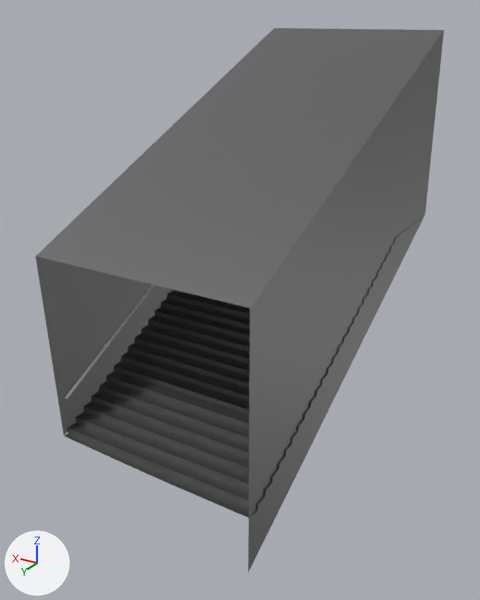
Renders of the FBX model SourceAssets/Environments/Subway/Structures/EntryStairs.fbx from each side of a commit.
Rendered twice from a camera (50 mm lens) standing at (6.07, 52.9, 23.8) and looking at (14.8, 38.34, 16.52). The lights are fixed; the arrows at lower left show +X, +Y and +Z. The picture after the commit comes second.

The older version as bpy lines, for what is in view:
```python
mat_popcornceiling1_mi = principled_material('PopcornCeiling1_MI')
mat_popcornceiling1_mi.base_color = (0.216, 0.216, 0.216)  # grey #808080
mat_popcornceiling1_mi.metallic = 1.0
mat_popcornceiling1_mi.roughness = 0.553
me_ucx_1m_cube_003 = bpy.data.meshes.new('UCX_1M_Cube.003')
me_ucx_1m_cube_003.from_pydata(...)  # 3911 vertices, 3773 faces; spans x 11.68..17.34, y 31.93..43.09, z 12.28..23.37
# faces by material slot: [57, 3716]
me_ucx_1m_cube_003.materials.append(mat_popcornceiling1_mi)  # grey #808080
me_ucx_1m_cube_003.materials.append(mat_material_002)  # its picture is missing
ob_entry_stairs = bpy.data.objects.new('Entry Stairs', me_ucx_1m_cube_003)
ob_entry_stairs.location = (0.0, 0.0, 0.0)
```
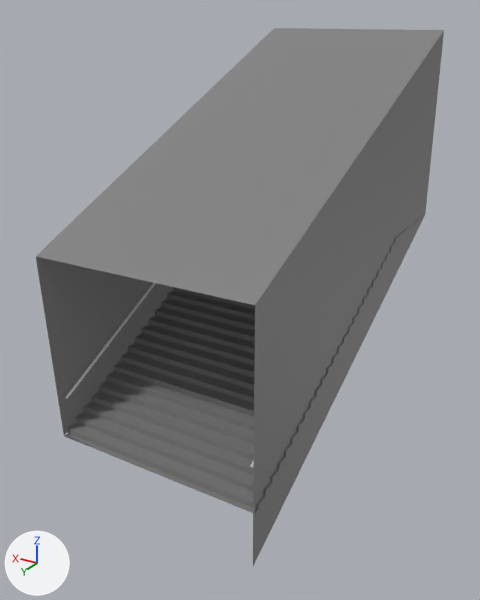
Boxes (x1, y1, x2, y2) around the edits, measured in the pictures (480 x 600 px; the box of a moved part takes in the faces that stretch with it):
'Entry Stairs', surface changed, reshaped (lighter): before (36, 28, 444, 572); after (36, 28, 444, 566)
part 1 of me_ucx_1m_cube_003, moved or reshaped: before (65, 433, 258, 518); after (65, 434, 258, 513)
part 2 of me_ucx_1m_cube_003, moved or reshaped: before (36, 28, 444, 572); after (36, 28, 444, 566)

The change, as a diff of the scene's bpy script:
```diff
--- a/SourceAssets/Environments/Subway/Structures/EntryStairs.fbx.py
+++ b/SourceAssets/Environments/Subway/Structures/EntryStairs.fbx.py
@@ mat_popcornceiling1_mi @@
 mat_popcornceiling1_mi.base_color = (0.216, 0.216, 0.216)  # grey #808080
-mat_popcornceiling1_mi.metallic = 1.0
 mat_popcornceiling1_mi.roughness = 0.553
@@ me_ucx_1m_cube_003 @@
 # used by ob_entry_stairs; location = (0.0, 0.0, 0.0)
-me_ucx_1m_cube_003.from_pydata(...)  # 3911 vertices, 3773 faces; spans x 11.68..17.34, y 31.93..43.09, z 12.28..23.37
-me_ucx_1m_cube_003.vertices[0].co = (11.74, 43.09, 13.84)  # pixel (248, 517)
-me_ucx_1m_cube_003.vertices[113].co = (15.51, 42.99, 13.84)  # pixel (116, 460)
-me_ucx_1m_cube_003.vertices[114].co = (14.14, 43.04, 13.84)  # pixel (160, 479)
-me_ucx_1m_cube_003.vertices[109].co = (11.74, 43.09, 12.28)  # pixel (248, 572)
-me_ucx_1m_cube_003.vertices[110].co = (11.74, 43.09, 18.77)  # pixel (249, 308)
+me_ucx_1m_cube_003.from_pydata(...)  # 3911 vertices, 3773 faces; spans x 11.68..17.33, y 31.93..43.09, z 12.28..23.37
+# me_ucx_1m_cube_003 part 1
+me_ucx_1m_cube_003.vertices[0].co = (11.74, 42.9, 13.82)  # pixel (253, 513)
+me_ucx_1m_cube_003.vertices[113].co = (15.51, 42.92, 13.84)  # pixel (118, 458)
+me_ucx_1m_cube_003.vertices[114].co = (14.13, 42.92, 13.84)  # pixel (163, 476)
+# me_ucx_1m_cube_003 part 2
+me_ucx_1m_cube_003.vertices[109].co = (11.74, 42.9, 12.28)  # pixel (252, 567)
+me_ucx_1m_cube_003.vertices[110].co = (11.74, 42.9, 18.76)  # pixel (255, 305)
 me_ucx_1m_cube_003.materials.append(mat_popcornceiling1_mi)
```
